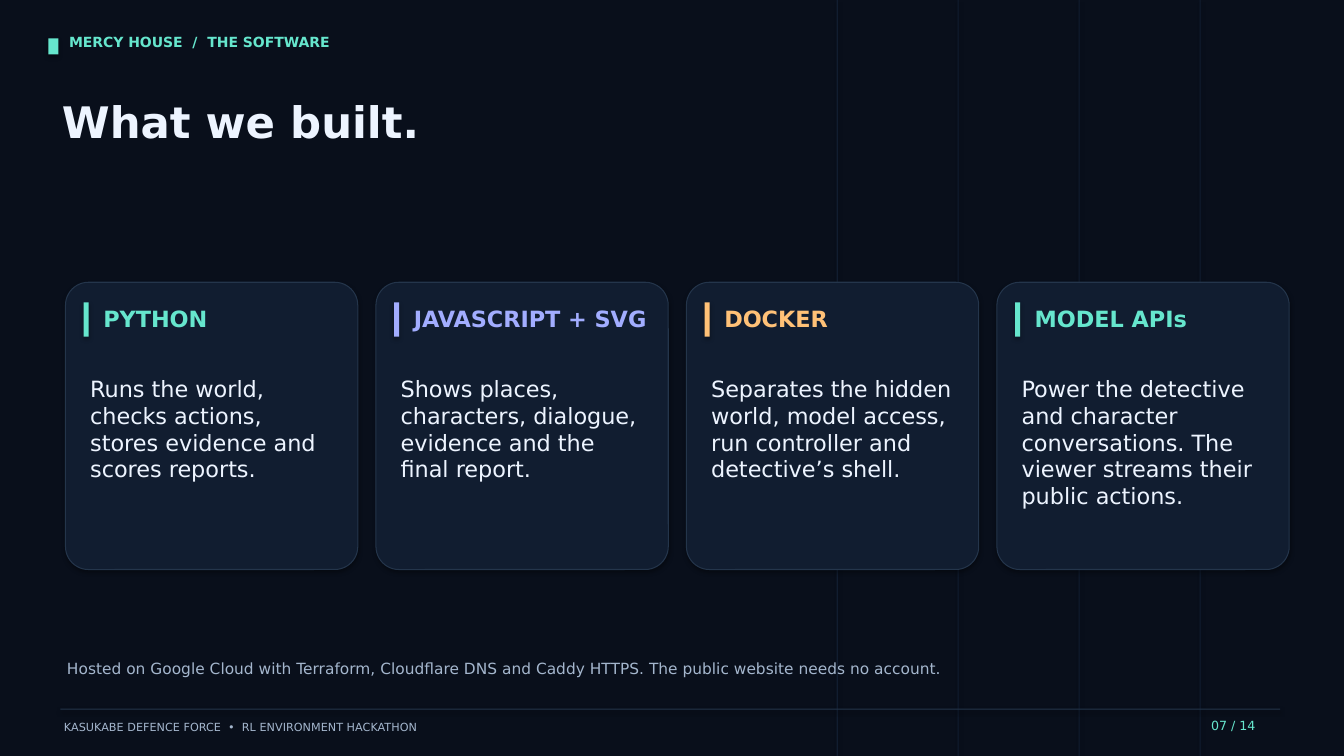
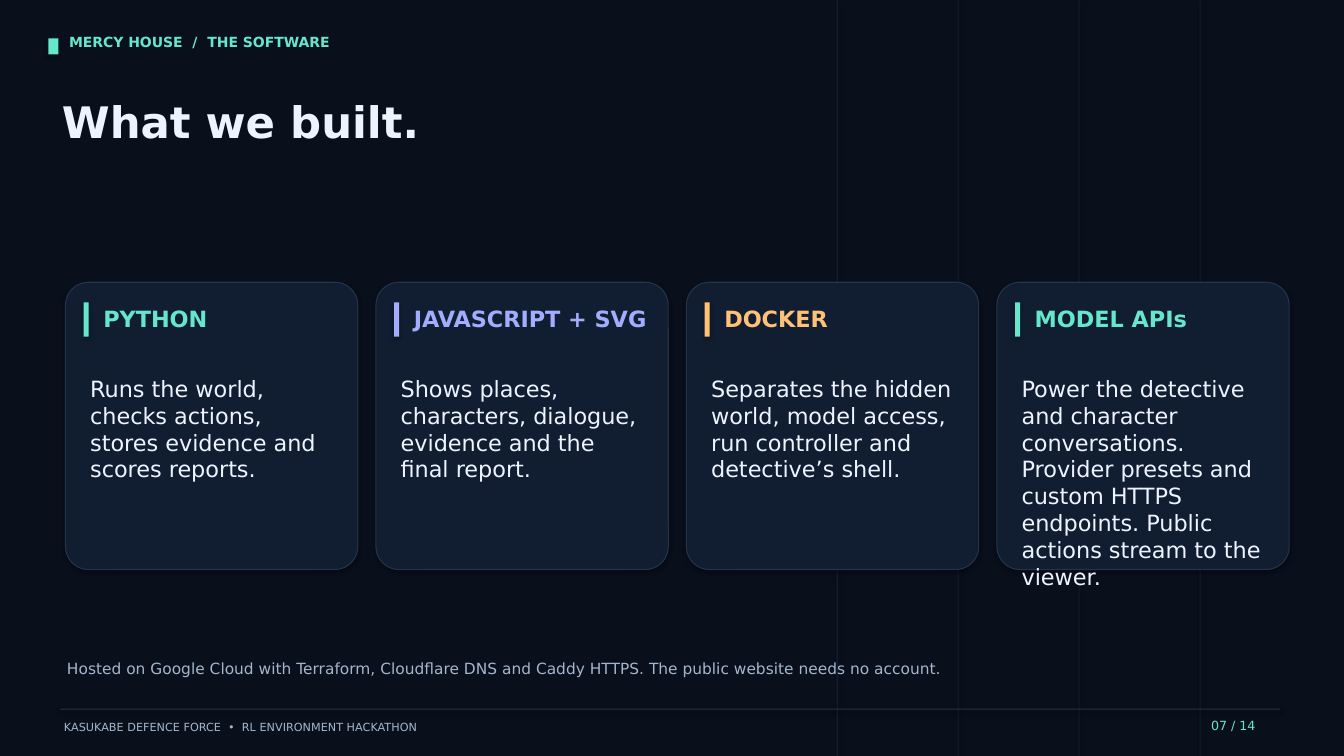
Before and after one commit to Abhishek-Punhani/mercy-house, a slide deck: slide 7 of docs/deck.pptx. Drawn at 1344x756 pixels with LibreOffice and Linux fonts; fonts in the diff are those of the drawing. Boxes give left, top, right and bottom in pixels: in the first picture for what was removed or moved away, otherwise in the second. Text is boxed around its words. In the diff, an @@ line names an element or a change of style, - is before the commit and + after.

Commit message:
Finalize submission walkthrough, presentation and verified provider handoff

```diff
--- a/docs/deck.pptx
+++ b/docs/deck.pptx
@@ text at box(1022, 380, 1261, 559): text changed @@
-Power the detective and character conversations. The viewer streams their public actions.
+Power the detective and character conversations. Provider presets and custom HTTPS endpoints. Public actions stream to the viewer.
```
Also in this commit, not shown: 1 other slide changed, 20 other files.
